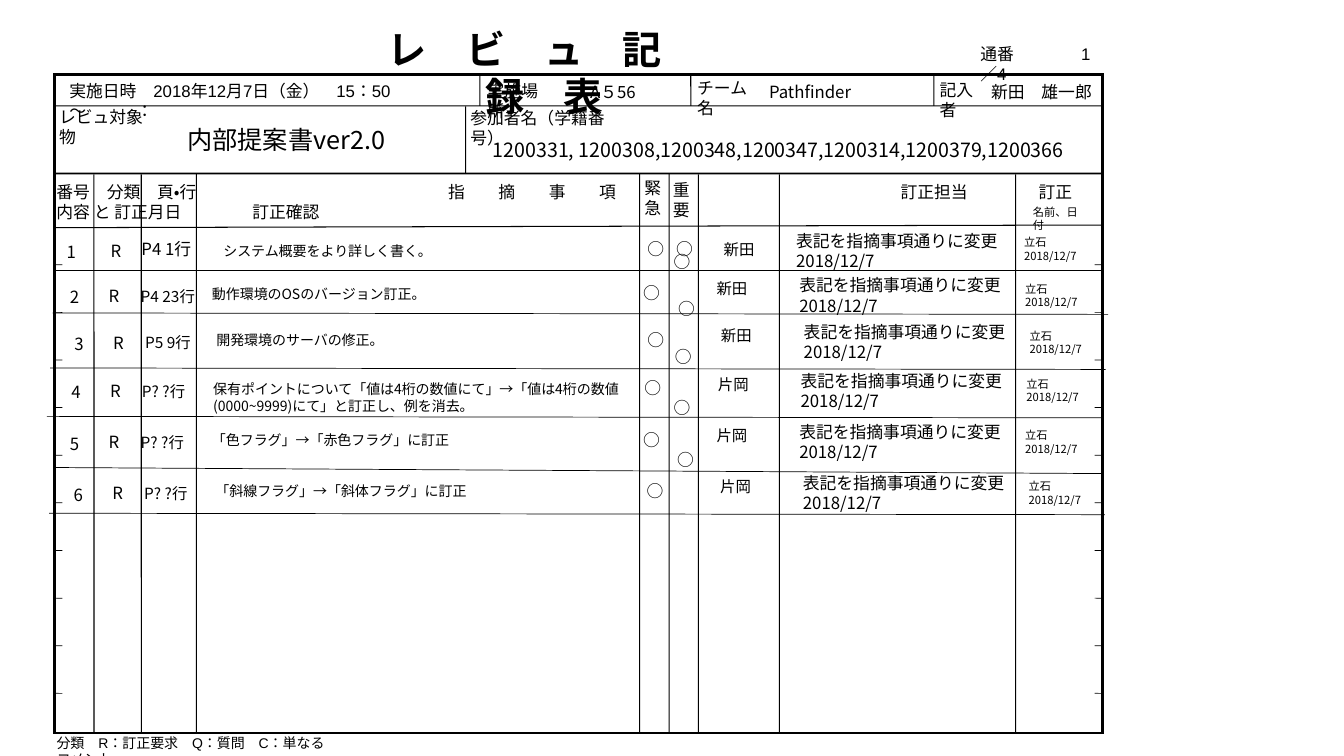
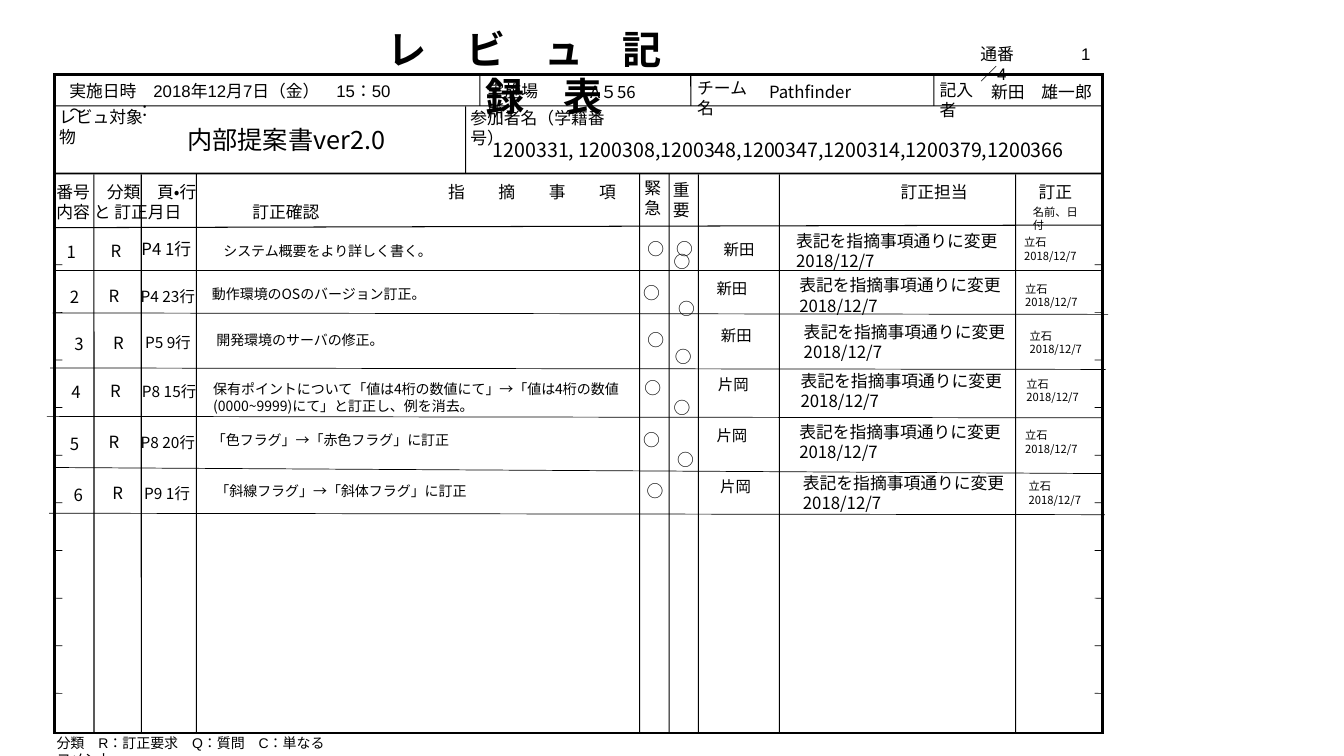
Before and after one commit to KUTPathfinder/Pathfinder, a slide deck: slide 1 of Document/内部設計書/レビュー記録表 内部設計書v1 1207.pptx. Drawn at 1344x756 pixels with LibreOffice and Linux fonts; fonts in the diff are those of the drawing. Boxes give left, top, right and bottom in pixels: in the first picture for what was removed or moved away, otherwise in the second. Text is boxed around its words. In the diff, an @@ line names an element or a change of style, - is before the commit and + after.

Commit message:
レビュー記録表の更新

```diff
--- a/Document/内部設計書/レビュー記録表 内部設計書v1 1207.pptx
+++ b/Document/内部設計書/レビュー記録表 内部設計書v1 1207.pptx
@@ text at (142, 382, 197, 402): text changed @@
-P? ?行
+P8 15行
@@ text at (141, 433, 195, 453): text changed @@
-P? ?行
+P8 20行
@@ text at (144, 486, 190, 501): text changed @@
-P? ?行
+P9 1行
```
